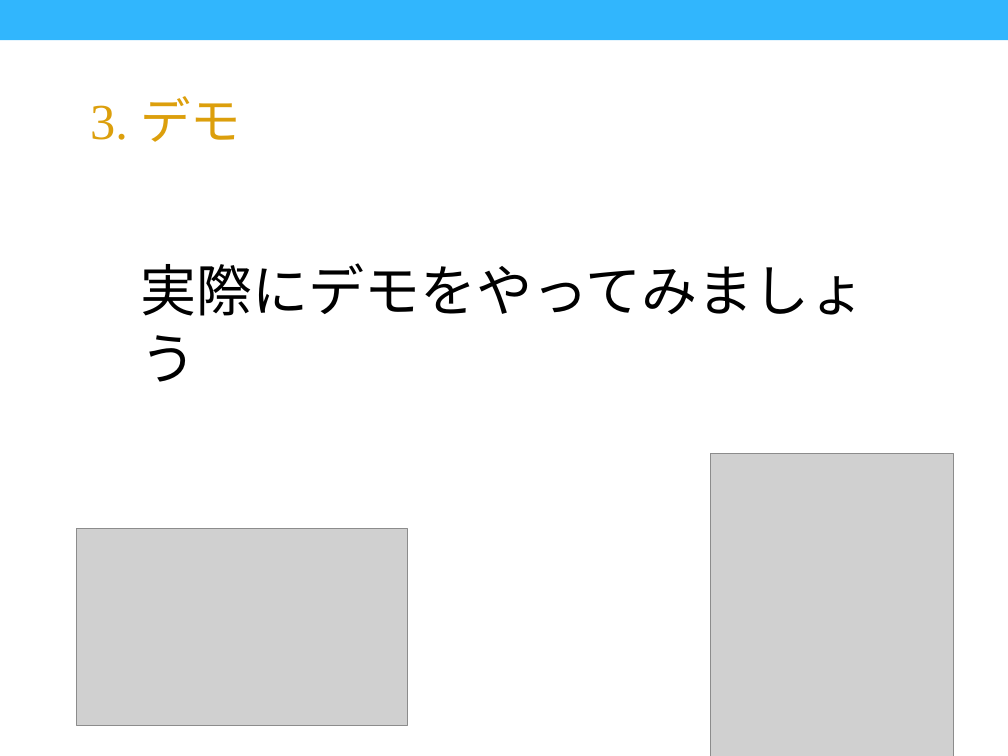
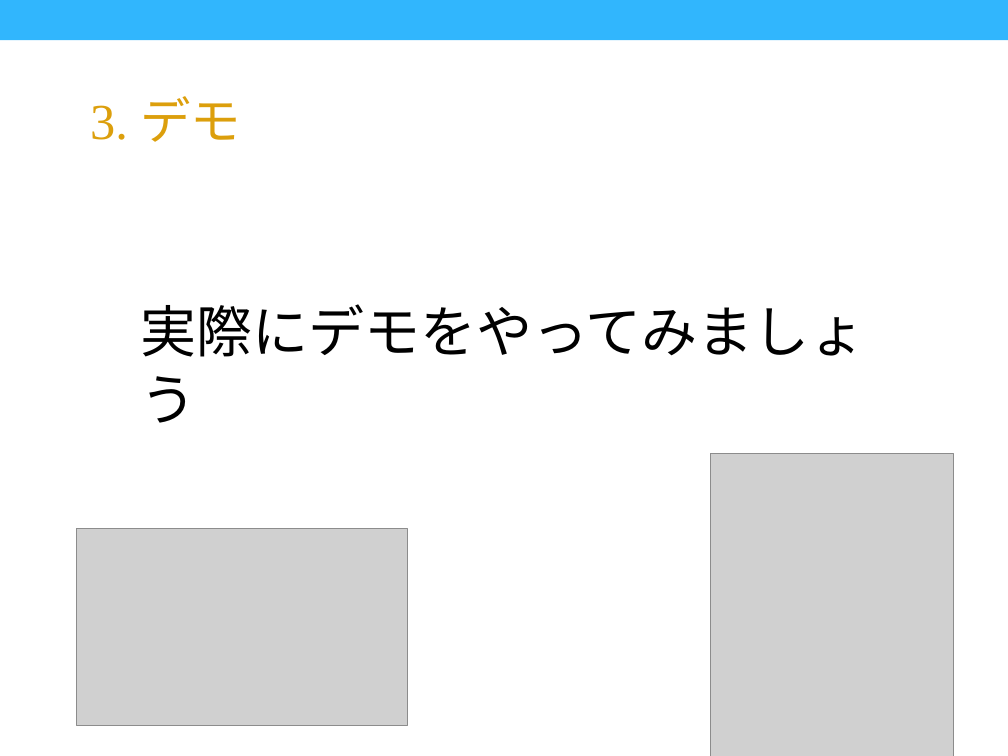
Before and after one commit to hiroki-takahashi-fcs/Connect2016inKoriyama, a slide deck: slide 4 of ハッカソン発表.pptx. Drawn at 1008x756 pixels with LibreOffice and Linux fonts; fonts in the diff are those of the drawing; grey boxes stand for pictures. Boxes give left, top, right and bottom in pixels: in the first picture for what was removed or moved away, otherwise in the second. Text is boxed around its words. In the diff, an @@ line names an element or a change of style, - is before the commit and + after.

```diff
--- a/ハッカソン発表.pptx
+++ b/ハッカソン発表.pptx
@@ text "実際にデモをやってみましょう": place and size @@
-text "実際にデモをやってみましょう" at [141,263,866,316]
+text "実際にデモをやってみましょう" at [141,304,866,357]
```
Also in this commit, not shown: 3 other slides changed, 1 slide added.
